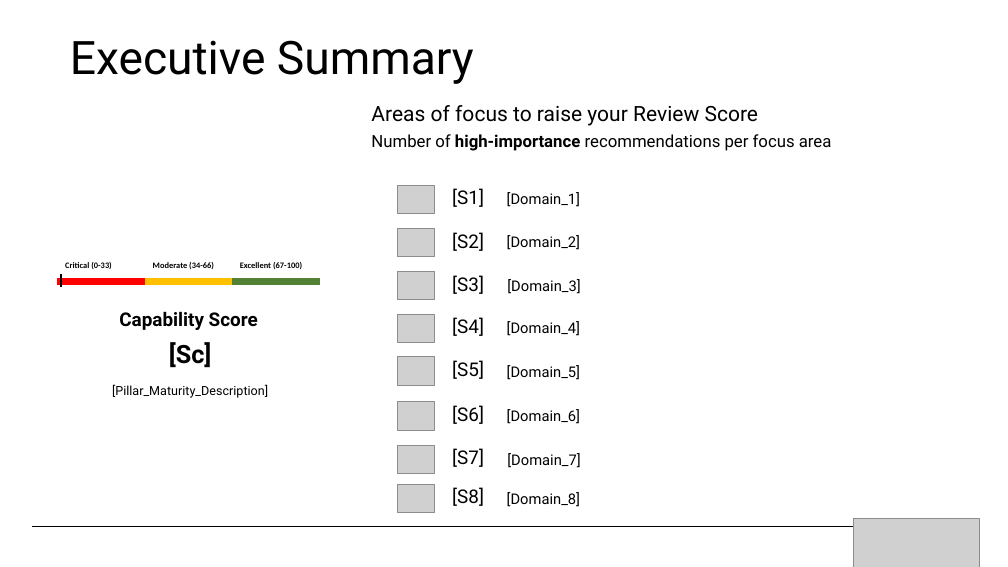
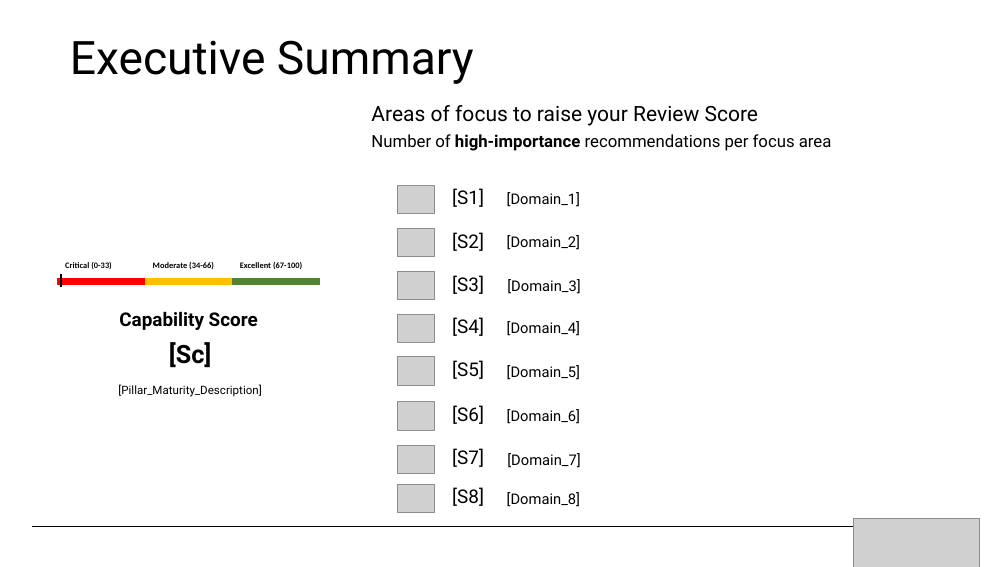
Before and after one commit to Azure/WellArchitected-Tools, a slide deck: slide 9 of WARP/PnP_PowerPointReport_Template.pptx. Drawn at 1008x567 pixels with LibreOffice and Linux fonts; fonts in the diff are those of the drawing; grey boxes stand for pictures; background and template pictures are left out. Boxes give left, top, right and bottom in pixels: in the first picture for what was removed or moved away, otherwise in the second. Text is boxed around its words. In the diff, an @@ line names an element or a change of style, - is before the commit and + after.

Commit message:
fit more description text

```diff
--- a/WARP/PnP_PowerPointReport_Template.pptx
+++ b/WARP/PnP_PowerPointReport_Template.pptx
@@ text "[Pillar_Maturity_Description]" at (x1=118, y1=384, x2=262, y2=397): size 12 to 11 pt @@
```
Also in this commit, not shown: 1 other slide changed.
